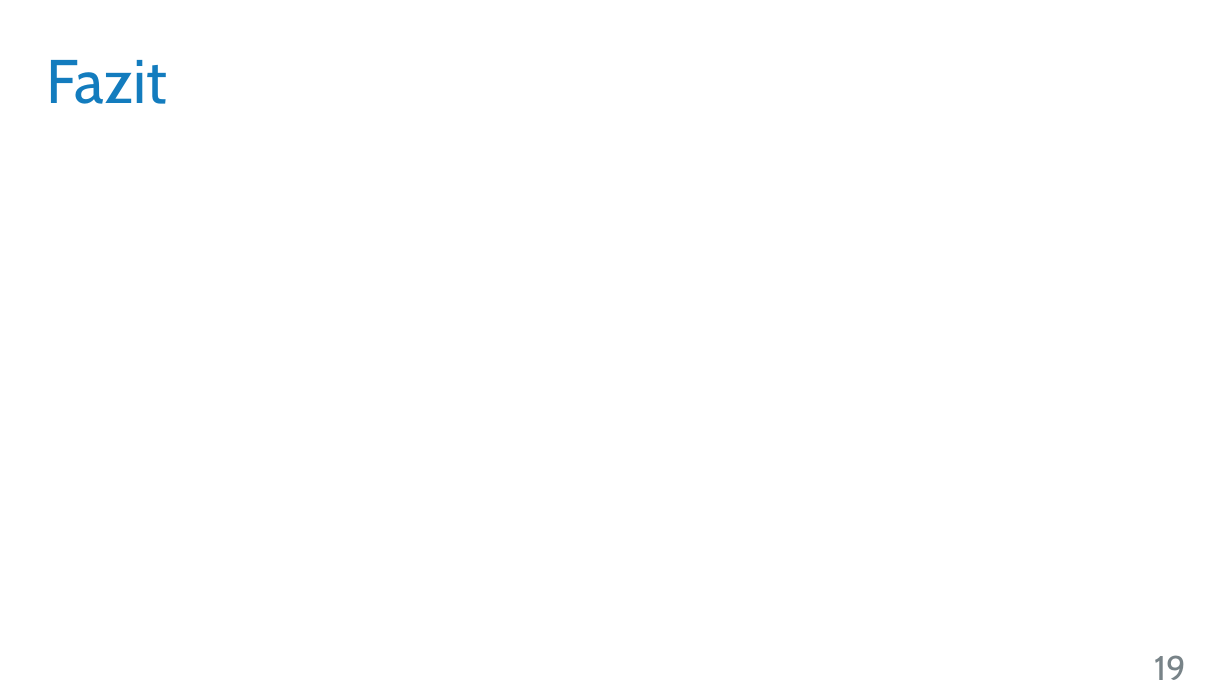
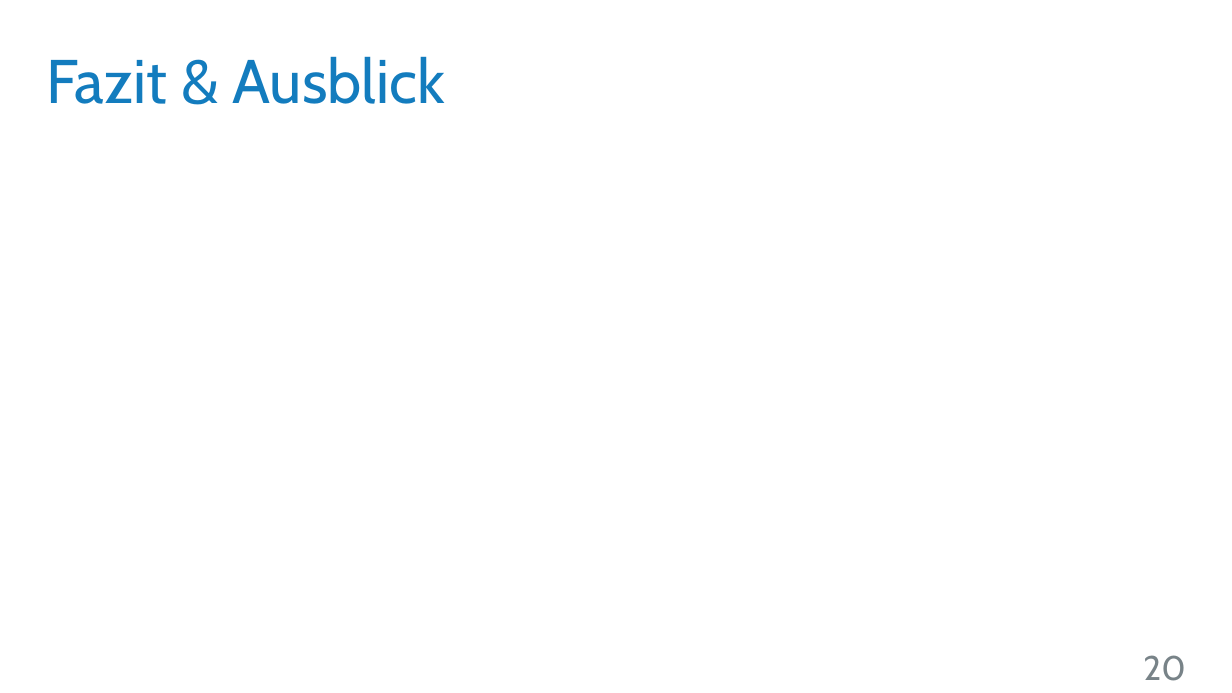
Before and after one commit to UniStuttgart-VISUS/FoveatedVolumeRendering, a slide deck: slide 20 of Dokumente/Vortrag/Wahrnehmungsorientiertes_Volumen-Rendering.pptx (slide 19 before the commit). Drawn at 1232x693 pixels with LibreOffice and Linux fonts; fonts in the diff are those of the drawing; background and template pictures are left out. Boxes give left, top, right and bottom in pixels: in the first picture for what was removed or moved away, otherwise in the second. Text is boxed around its words. In the diff, an @@ line names an element or a change of style, - is before the commit and + after.

```diff
--- a/Dokumente/Vortrag/Wahrnehmungsorientiertes_Volumen-Rendering.pptx
+++ b/Dokumente/Vortrag/Wahrnehmungsorientiertes_Volumen-Rendering.pptx
@@ title at (x1=46, y1=56, x2=445, y2=104): text changed @@
-Fazit
+Fazit & Ausblick
@@ page number at (x1=1143, y1=655, x2=1185, y2=681): text changed @@
-19
+20
```
Also in this commit, not shown: 10 other slides changed, 3 slides added, 2 slides removed.
